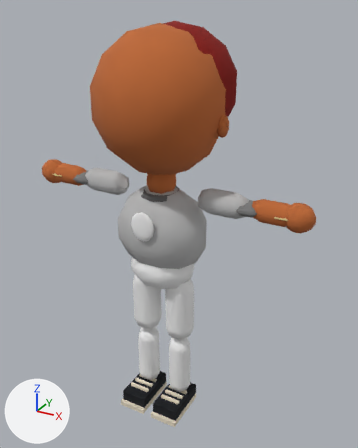
One commit to the glTF model public/v2/models/kid_sniffles.glb: the scene before it, then after it.
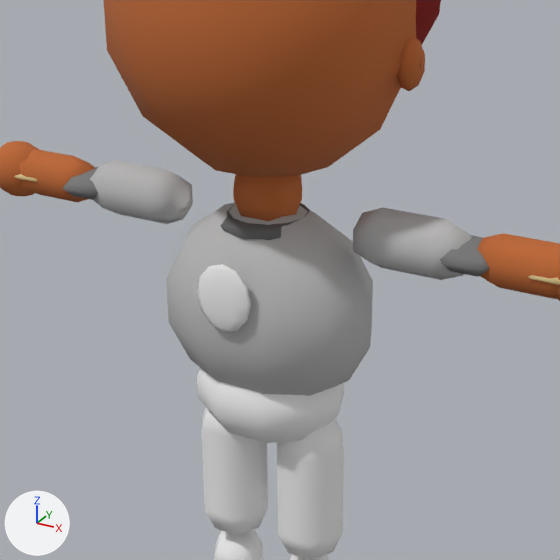
Each version is shown whole from a 50 mm lens placed at (2.35, -3.93, 4.13), pointed at (0.11, 0.16, 2.09), then close up on the part from 13% to 80% of the width and 22% to 76% of the height. Every picture has the same lights, and +X, +Y and +Z are marked at lower left. The last two pictures show the newer version. Objects named as collision shapes, trigger or cutter boxes, shadow casters or lower levels of detail are left out. Vertices at exactly the same position are counted once.

Names of what the first close-up shows: 'kid_sniffles_LOD0'.
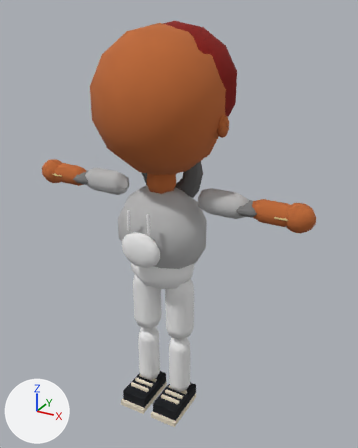
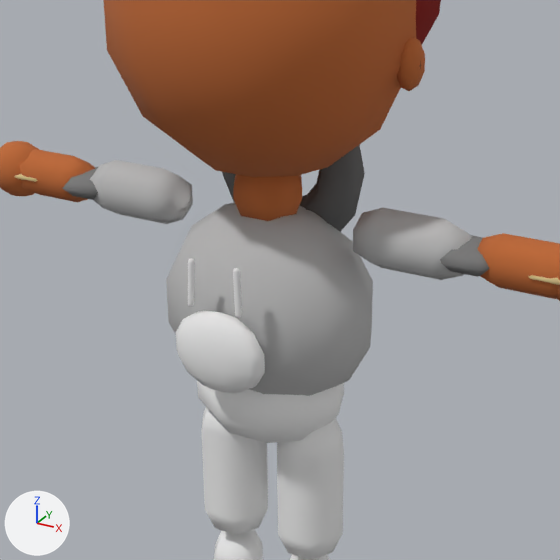
Location of each change, [x1, y1, x2, y2] in pixels of the close-ups (560 x 560 px):
part 1 of me_kid_sniffles_lod0, added
    after: [222, 144, 365, 232]
part 2 of me_kid_sniffles_lod0, added
    after: [176, 311, 265, 393]
part 3 of me_kid_sniffles_lod0, added
    after: [188, 258, 195, 306]
part 4 of me_kid_sniffles_lod0, added
    after: [233, 268, 242, 318]
part 5 of me_kid_sniffles_lod0, deleted
    before: [220, 203, 311, 240]
part 6 of me_kid_sniffles_lod0, deleted
    before: [197, 264, 251, 332]

What the commit changed:
me_kid_sniffles_lod0 is used by ob_kid_sniffles_lod0; location (0.0, 0.0, 0.0).
me_kid_sniffles_lod0 had 1266 vertices, 2040 faces and spanned x -1.51..1.51, y -0.57..0.65, z -0.06..4.01.
me_kid_sniffles_lod0 now has 1306 vertices, 2130 faces and spans x -1.51..1.51, y -0.57..0.65, z -0.06..4.01.
me_kid_sniffles_lod0 part 1: a new loose piece of 78 vertices spanning x -0.34..0.36, y 0.11..0.26, z 2.26..3.06, in mat_m_uniform.
me_kid_sniffles_lod0 part 2: a new loose piece of 67 vertices spanning x -0.21..0.21, y -0.47..-0.34, z 1.83..2.19, in mat_m_uniform.
me_kid_sniffles_lod0 part 3: a new loose piece of 26 vertices spanning x -0.13..-0.09, y -0.44..-0.41, z 2.2..2.41, in mat_m_uniform.
me_kid_sniffles_lod0 part 4: a new loose piece of 26 vertices spanning x 0.09..0.13, y -0.44..-0.41, z 2.2..2.41, in mat_m_uniform.
me_kid_sniffles_lod0 part 5: the loose piece of 53 vertices spanning x -0.22..0.22, y -0.22..0.22, z 2.41..2.5 is deleted.
me_kid_sniffles_lod0 part 6: the loose piece of 51 vertices spanning x -0.13..0.12, y -0.39..-0.33, z 2.08..2.38 is deleted.
Other edits to the shape of me_kid_sniffles_lod0 do not show in these pictures.
